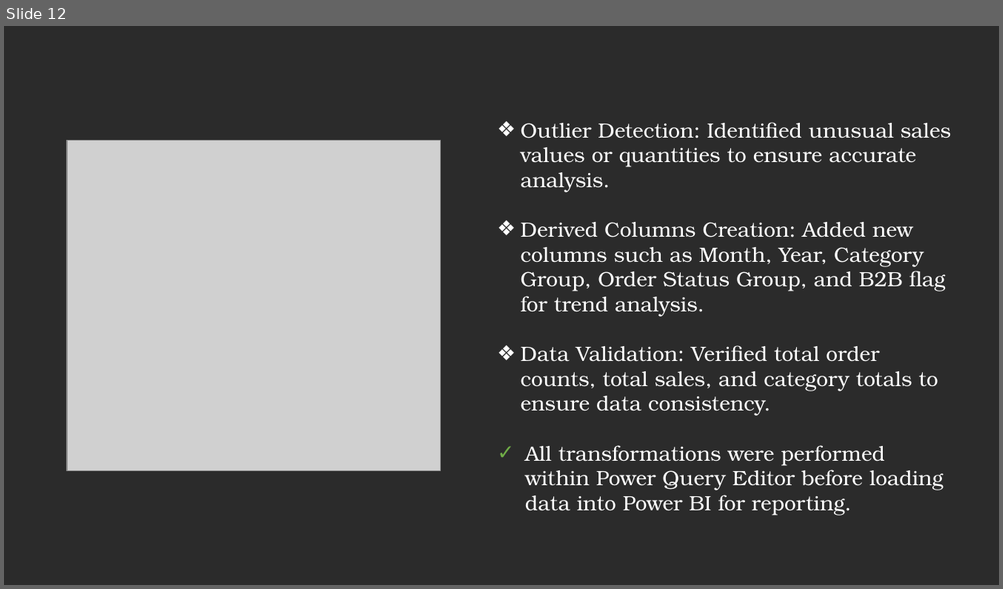
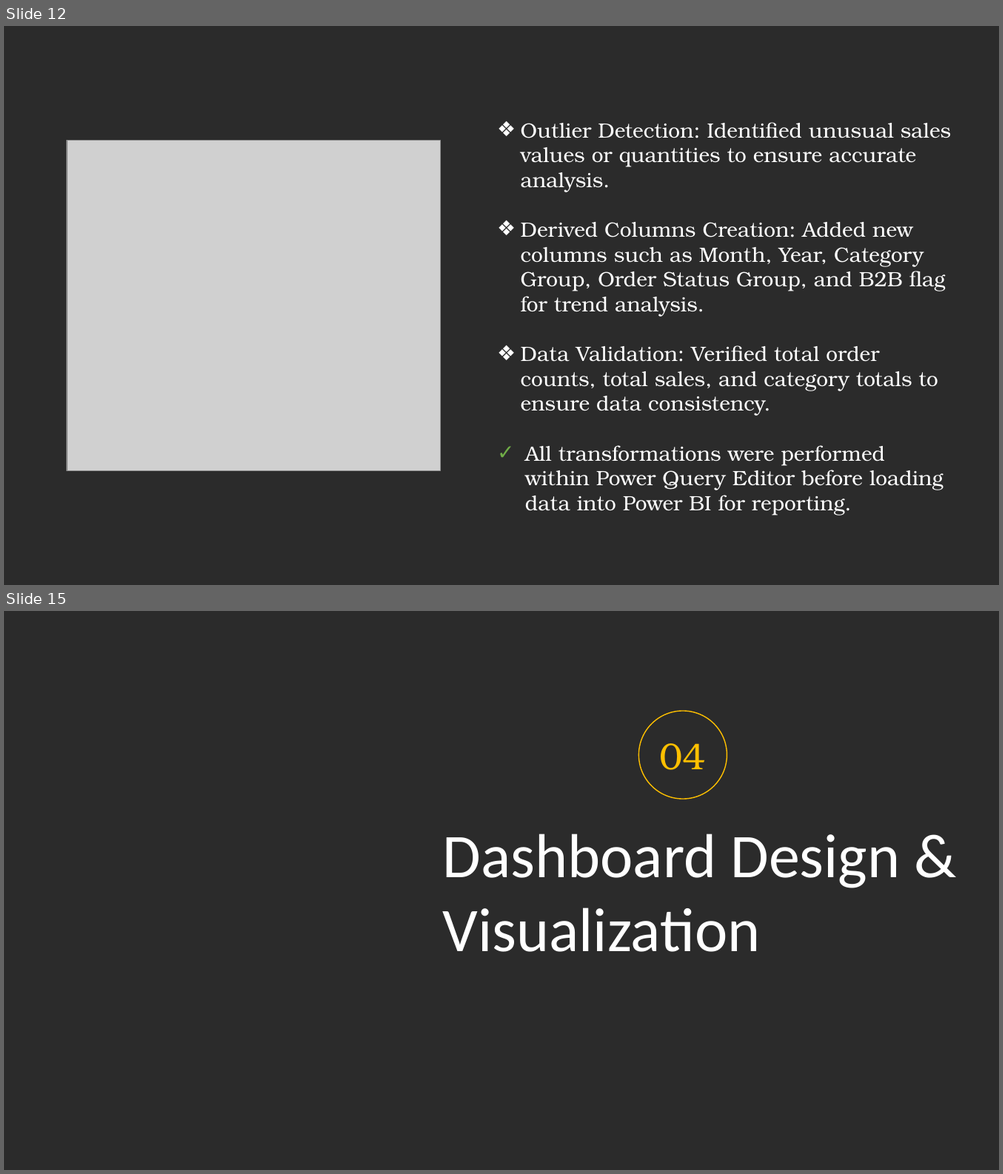
Before and after one commit to prafullwahatule/BI-Amazon-Sale-Report, a slide deck: Report/Amazon Sales Report.pptx. Shown one above the other, each under a label of ours: slide 12 before the commit, slides 12 and 15 after it; the slides between them are not shown. The pictures are 1003x589 and 1003x1174 pixels, drawn with LibreOffice and Linux fonts; fonts in the diff are those of the drawing; grey boxes stand for pictures; background and template pictures are left out; a plain dark background stands for a picture behind light text. Boxes give left, top, right and bottom in pixels: in the first picture for what was removed or moved away, otherwise in the second. Text is boxed around its words. In the diff, an @@ line names an element or a change of style, - is before the commit and + after.

```diff
--- a/Report/Amazon Sales Report.pptx
+++ b/Report/Amazon Sales Report.pptx
@@ slide 15 added at (4, 611, 999, 1170), background picture (left out) @@
@@ ellipse added at (639, 711, 727, 799), outline #FFC000 1 pt, 36 pt, text #FFC000 @@
+04
@@ text added at (443, 834, 899, 952), 60 pt, text #FFFFFF @@
+Dashboard Design & Visualization
```
Also in this commit, not shown: 1 slide changed, 12 other slides added.
